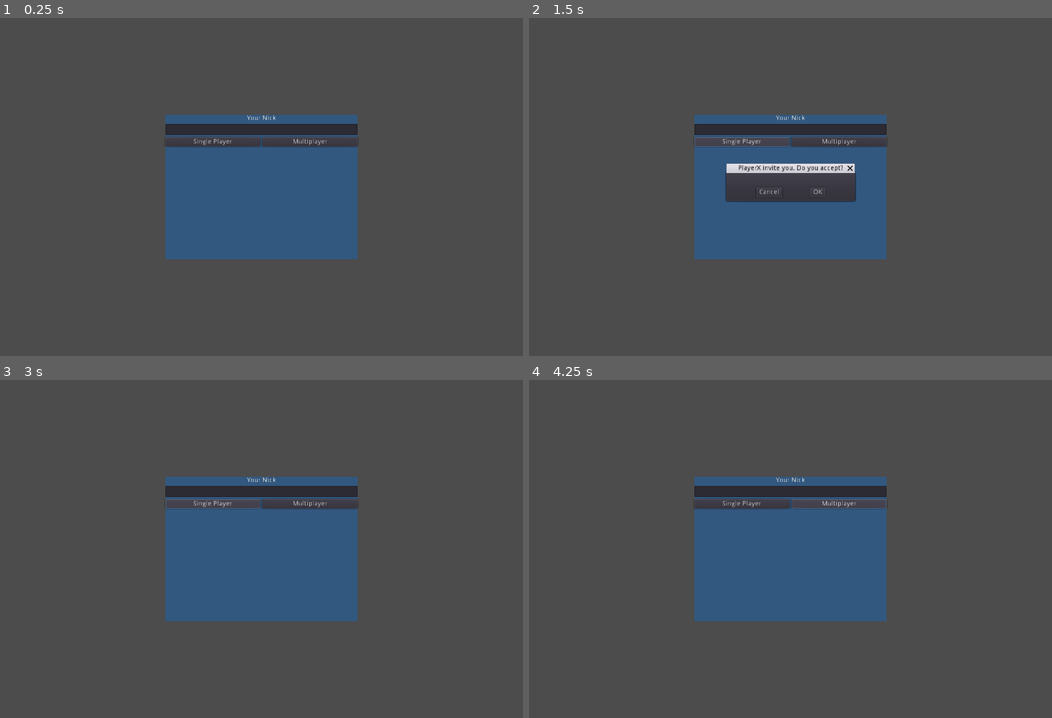
Above: before the commit, frames 1-4 (two rows, left to right).
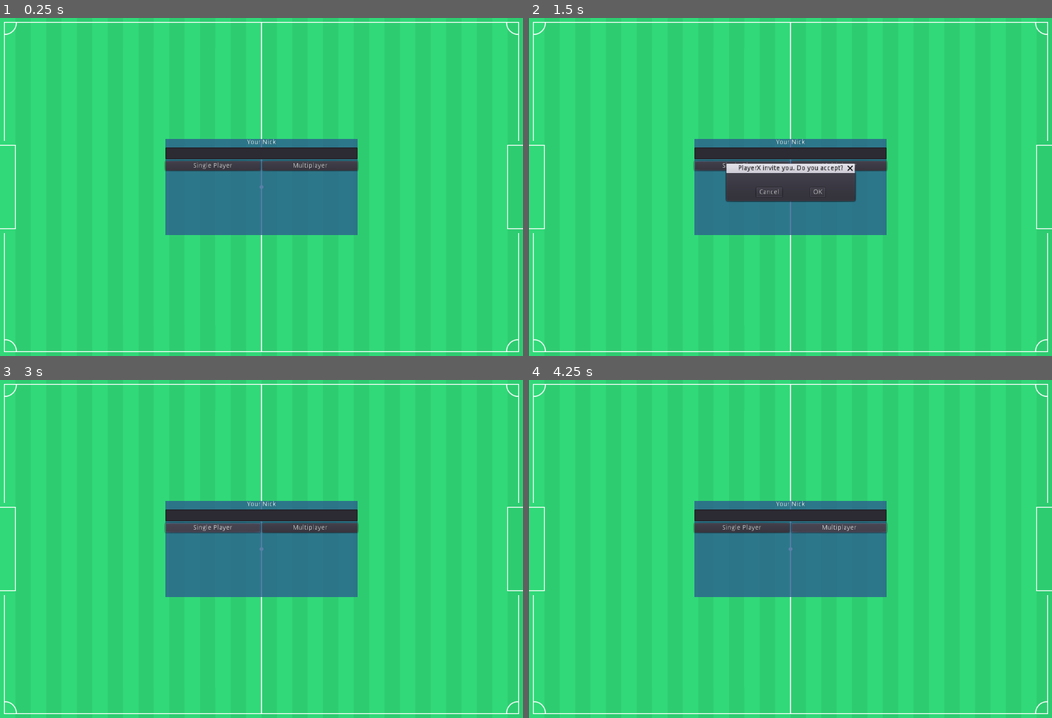
Above: after the commit, the same moments.

Repository: TheVulcoreTeam/SoccerFight
Game: Godot game, scene res://UI/RegisterUI.tscn
Same seed, same stepped clock (60 frames per second), same inputs: the game is played once before the commit and once after it.
Inputs:
- Up to frame 1 (0.25 s): no input
- Up to frame 2 (1.5 s): click "Single Player" at 0.5 s; click "Single Player" at 1.25 s
- Up to frame 3 (3 s): click "OK" at 2 s; click "Single Player" at 2.75 s
- Up to frame 4 (4.25 s): click "Multiplayer" at 3.5 s

The runs differ from the first frame. In frame 1, 100% of the frame differs, in the area x 0-100%, y 0-100%; in frame 2, 97%; in frame 3, 100%; in frame 4, 100%.

Commit message:
Changes in registerui

Diff:
--- a/UI/RegisterUI.tscn
+++ b/UI/RegisterUI.tscn
@@ -1,25 +1,28 @@
-[gd_scene load_steps=2 format=2]
+[gd_scene load_steps=3 format=2]
 
 [ext_resource path="res://UI/RegisterUI.gd" type="Script" id=1]
+[ext_resource path="res://Game/SoccerField/SoccerField.tscn" type="PackedScene" id=2]
 
 [node name="RegisterUI" type="Control"]
-anchor_left = 0.5
-anchor_top = 0.5
-anchor_right = 0.5
-anchor_bottom = 0.5
-margin_left = -200.0
-margin_top = -150.0
-margin_right = 200.0
-margin_bottom = 150.0
+anchor_right = 1.0
+anchor_bottom = 1.0
 rect_min_size = Vector2( 400, 300 )
 script = ExtResource( 1 )
 __meta__ = {
 "_edit_use_anchors_": false
 }
 
+[node name="SoccerField" parent="." instance=ExtResource( 2 )]
+
 [node name="Background" type="ColorRect" parent="."]
-anchor_right = 1.0
-anchor_bottom = 1.0
+anchor_left = 0.5
+anchor_top = 0.5
+anchor_right = 0.5
+anchor_bottom = 0.5
+margin_left = -200.0
+margin_top = -100.0
+margin_right = 200.0
+margin_bottom = 100.0
 color = Color( 0.168627, 0.360784, 0.560784, 0.784314 )
 __meta__ = {
 "_edit_use_anchors_": false
@@ -63,7 +66,6 @@
 text = "Multiplayer"
 
 [node name="Confirm" type="ConfirmationDialog" parent="."]
-visible = true
 anchor_left = 0.5
 anchor_top = 0.5
 anchor_right = 0.5
